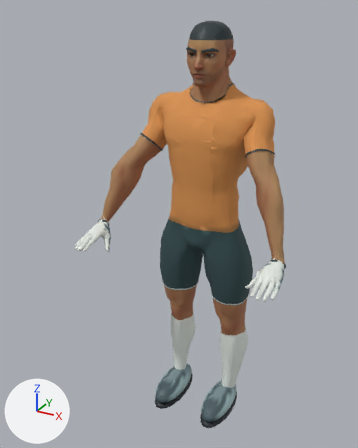
An edit to the Blender file assets/characters/keeper-prototype.blend, drawn before and after from the same camera.
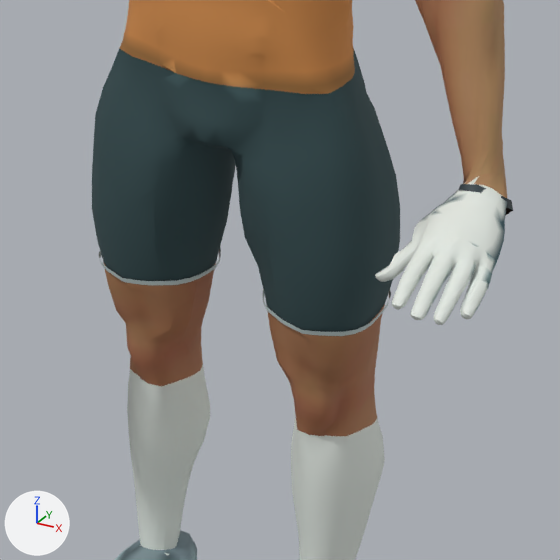
The first picture shows the older version from a camera (50 mm lens) standing at (0.851, -1.803, 1.806) and looking at (-0.066, -0.137, 0.972). The close-ups show the older and then the newer version on the part from 37% to 84% of the width and 46% to 83% of the height of that picture. Only the edits that show in the close-ups are written down. Lighting does not change. The marker at lower left points along +X, +Y and +Z.

Objects in the first close-up: 'SuperHero_Male'.
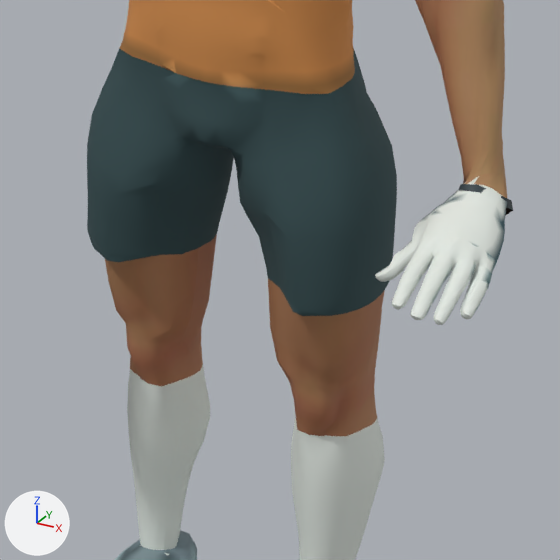
Boxes (x1, y1, x2, y2) around the edits, measured in the close-ups (560 x 560 px; the box of a moved part takes in the faces that stretch with it):
'SuperHero_Male', reshaped
    before: (92, 0, 513, 560)
    after: (87, 0, 513, 560)
part 1 of me_sphere_005_retopology_004, deleted
    before: (263, 289, 391, 336)
part 2 of me_sphere_005_retopology_004, deleted
    before: (99, 248, 221, 285)
part 3 of me_sphere_005_retopology_004, moved or reshaped
    before: (92, 88, 400, 376)
    after: (87, 88, 397, 376)
part 4 of me_sphere_005_retopology_004, surface changed
    before: (123, 168, 395, 281)
    after: (88, 170, 397, 262)

What changed in the scene script:
```text
Change me_sphere_005_retopology_004:
    used by ob_superhero_male; location = (0.0, 0.0, 0.0)
    remove me_sphere_005_retopology_004.from_pydata(...)  # 11058 vertices, 17976 faces; spans x -0.44..0.44, y -0.41..0.12, z 0.0..1.76
    add me_sphere_005_retopology_004.from_pydata(...)  # 11040 vertices, 17954 faces; spans x -0.44..0.44, y -0.41..0.12, z 0.0..1.76
    me_sphere_005_retopology_004 part 1: the loose piece of 64 vertices spanning x 0.04..0.21, y -0.1..0.1, z 0.62..0.63 is deleted
    me_sphere_005_retopology_004 part 2: the loose piece of 62 vertices spanning x -0.21..-0.04, y -0.1..0.1, z 0.62..0.63 is deleted
    me_sphere_005_retopology_004 part 3: 241 vertices moved from x -0.21..0.21, y -0.12..0.1, z 0.59..0.85 to x -0.21..0.21, y -0.14..0.1, z 0.59..0.85; 145 vertices removed from x -0.21..0.21, y -0.11..0.1, z 0.59..0.8; 145 vertices added at x -0.21..0.21, y -0.14..0.1, z 0.61..0.8
    me_sphere_005_retopology_004 part 4: 26 kept faces spanning x -0.21..0.21, y -0.14..0.02, z 0.66..0.78 get new texture (UV) coordinates
    other edits to the shape of me_sphere_005_retopology_004 do not show in these pictures
```
